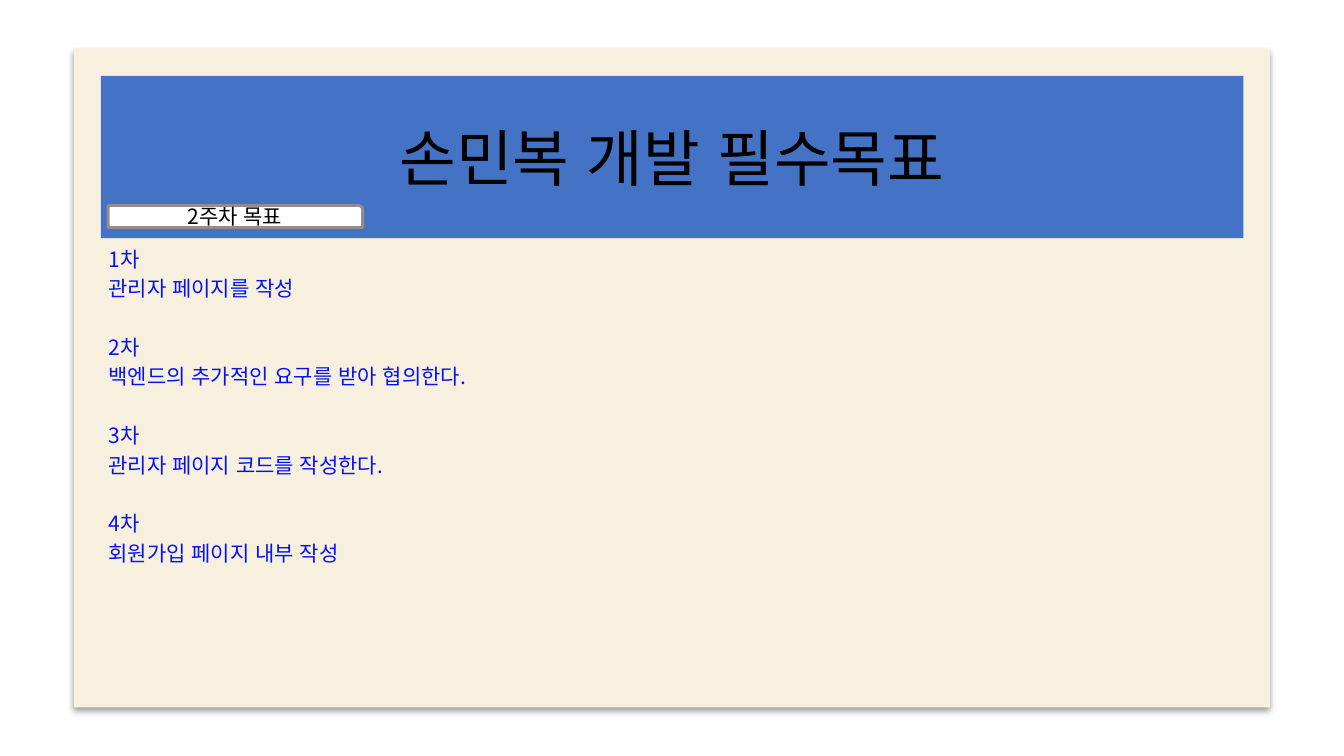
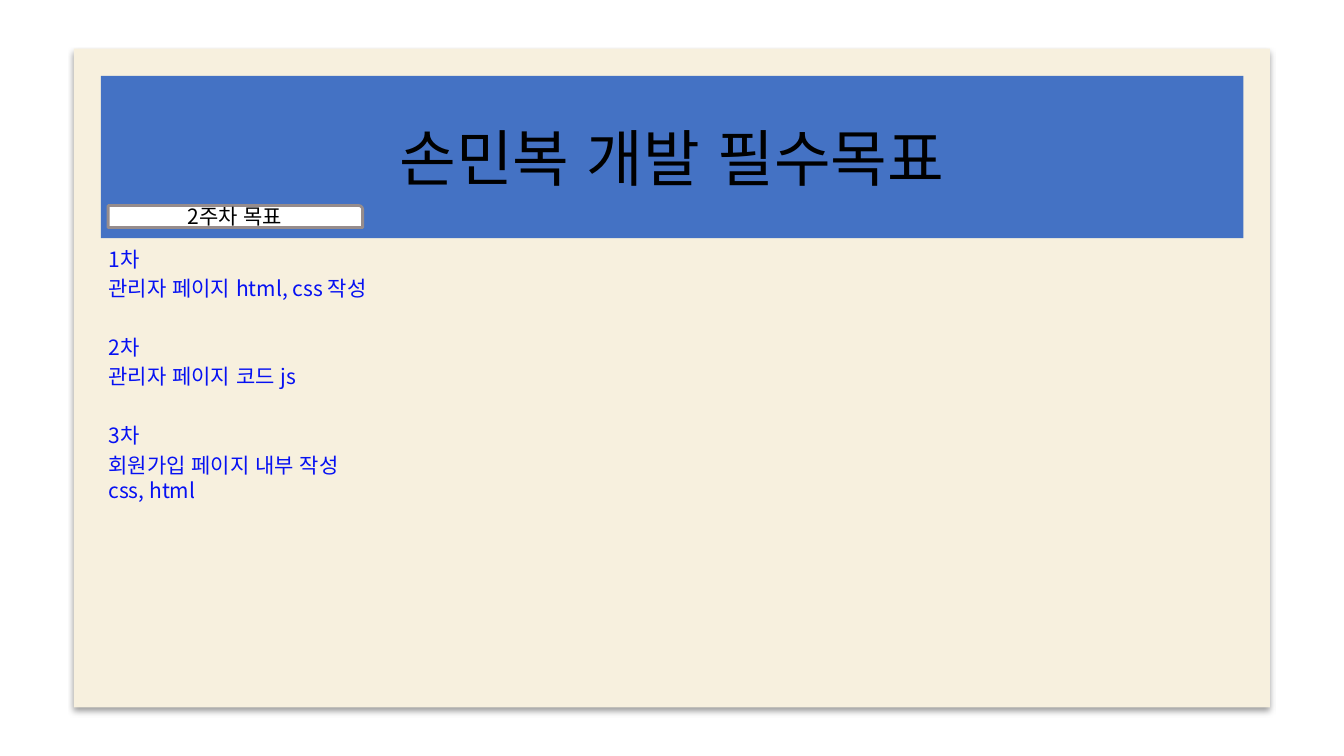
Before and after one commit to web5-kimgangmoon/teamproject_cloneCoding-Kim-Lee-Son-, a slide deck: slide 13 of 스케줄표.pptx. Drawn at 1344x756 pixels with LibreOffice and Linux fonts; fonts in the diff are those of the drawing; background and template pictures are left out. Boxes give left, top, right and bottom in pixels: in the first picture for what was removed or moved away, otherwise in the second. Text is boxed around its words. In the diff, an @@ line names an element or a change of style, - is before the commit and + after.

```diff
--- a/스케줄표.pptx
+++ b/스케줄표.pptx
@@ subtitle at [108,278,367,300]: text changed @@
-관리자 페이지를 작성
+관리자 페이지 html, css 작성
@@ subtitle at [108,366,297,389]: text changed @@
-백엔드의 추가적인 요구를 받아 협의한다.
+관리자 페이지 코드 js
@@ subtitle at [108,455,339,502]: text changed @@
-관리자 페이지 코드를 작성한다.
-4차
-회원가입 페이지 내부 작성
+회원가입 페이지 내부 작성
+css, html
```
Also in this commit, not shown: 5 other slides changed.
